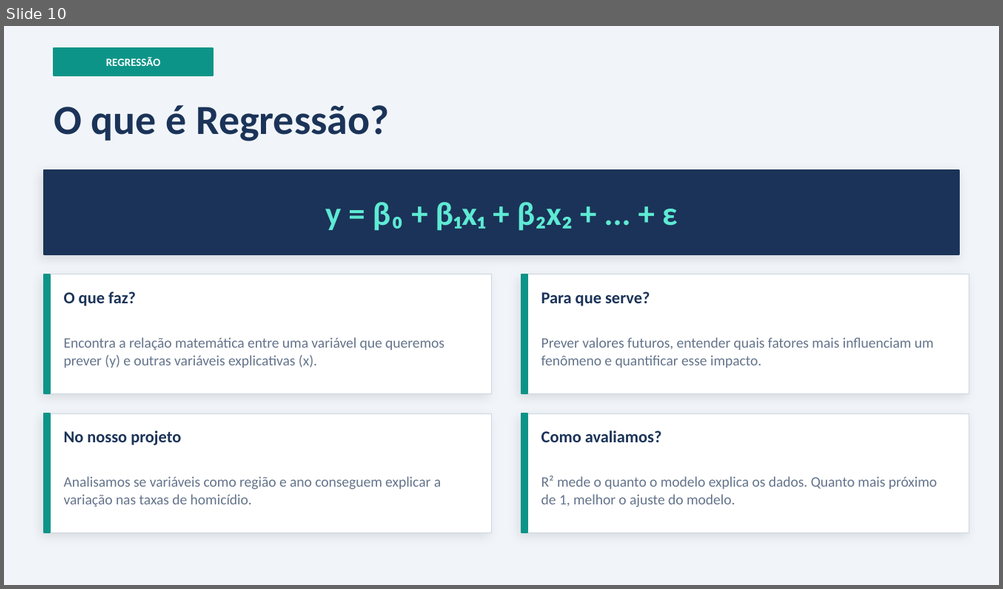
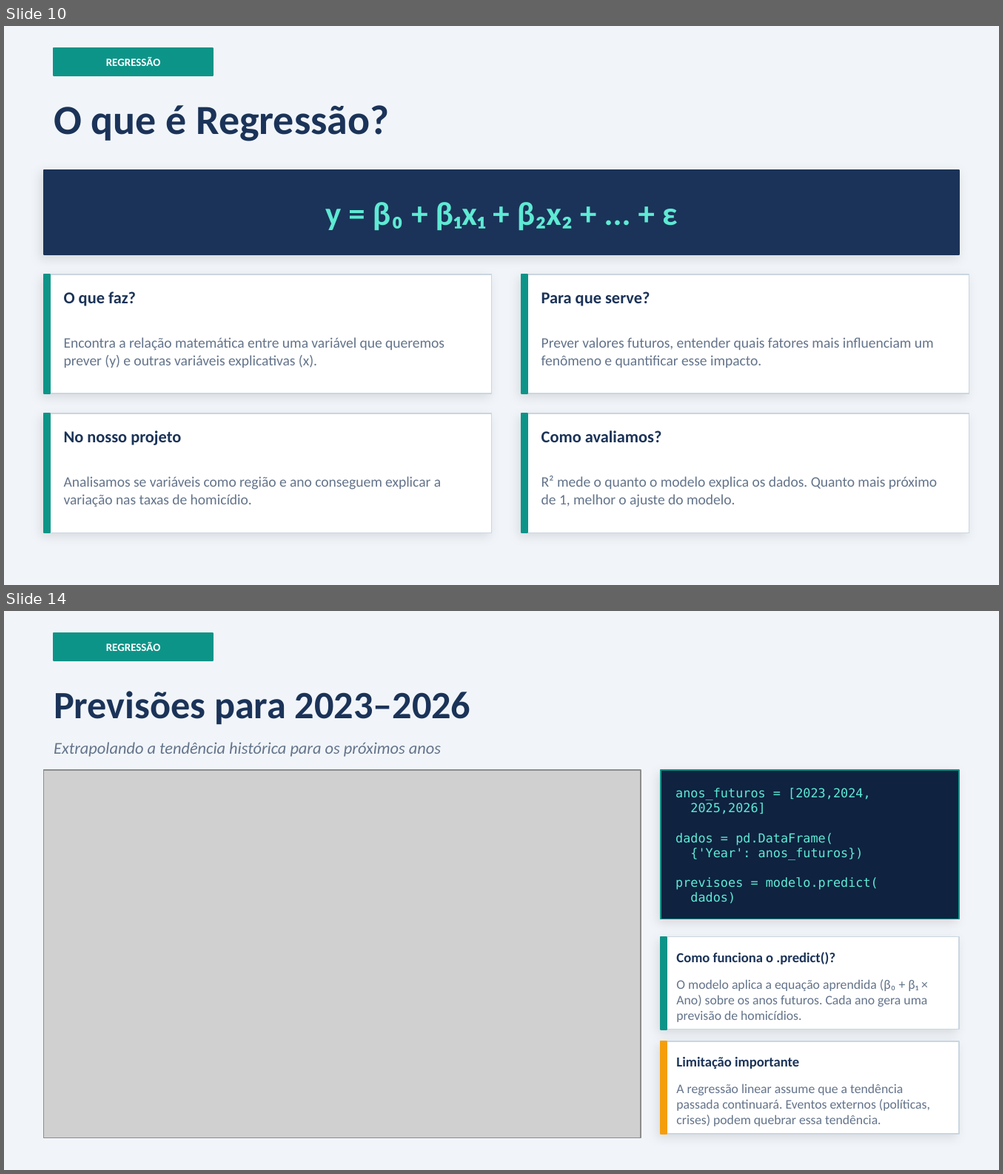
Before and after one commit to William-vale/Trabalho_T-picos_Especiais_Computacao_I, a slide deck: homicidios_analise.pptx. Shown one above the other, each under a label of ours: slide 10 before the commit, slides 10 and 14 after it; the slides between them are not shown. The pictures are 1003x589 and 1003x1174 pixels, drawn with LibreOffice and Linux fonts; fonts in the diff are those of the drawing; grey boxes stand for pictures. Boxes give left, top, right and bottom in pixels: in the first picture for what was removed or moved away, otherwise in the second. Text is boxed around its words. In the diff, an @@ line names an element or a change of style, - is before the commit and + after.

```diff
--- a/homicidios_analise.pptx
+++ b/homicidios_analise.pptx
@@ slide 14 added at <box>4,611,999,1170</box>, background #F1F5F9 @@
@@ rectangle added at <box>54,633,213,661</box>, fill #0D9488, outline #0D9488 1 pt @@
@@ text added at <box>106,642,161,651</box>, 8 pt, text #FFFFFF, bold @@
+REGRESSÃO
@@ text added at <box>54,691,471,725</box>, 28 pt, text #1B3358, bold @@
+Previsões para 2023–2026
@@ text added at <box>54,742,441,757</box>, 12 pt, text #64748B, italic @@
+Extrapolando a tendência histórica para os próximos anos
@@ picture added at <box>44,770,640,1138</box> @@
@@ rectangle added at <box>660,770,959,920</box>, fill #0F2240, outline #0D9488 0.8 pt @@
@@ text added at <box>675,788,878,904</box>, 9 pt, text #5EEAD4 @@
+anos_futuros = [2023,2024,
+2025,2026]
+dados = pd.DataFrame(
+{'Year': anos_futuros})
+previsoes = modelo.predict(
+dados)
@@ rectangle added at <box>660,937,959,1030</box>, fill #FFFFFF, outline #CBD5E1 0.75 pt @@
@@ rectangle added at <box>660,937,666,1030</box>, fill #0D9488, outline #0D9488 1 pt @@
@@ text added at <box>676,952,835,965</box>, 10 pt, text #1B3358, bold @@
+Como funciona o .predict()?
@@ text added at <box>676,980,927,1022</box>, 9.5 pt, text #64748B @@
+O modelo aplica a equação aprendida (β₀ + β₁ × Ano) sobre os anos futuros. Cada ano gera uma previsão de homicídios.
@@ rectangle added at <box>660,1042,959,1134</box>, fill #FFFFFF, outline #CBD5E1 0.75 pt @@
@@ rectangle added at <box>660,1042,666,1134</box>, fill #F59E0B, outline #F59E0B 1 pt @@
@@ text added at <box>676,1057,799,1069</box>, 10 pt, text #1B3358, bold @@
+Limitação importante
@@ text added at <box>676,1085,930,1127</box>, 9.5 pt, text #64748B @@
+A regressão linear assume que a tendência passada continuará. Eventos externos (políticas, crises) podem quebrar essa tendência.
```
Also in this commit, not shown: 10 other slides changed, 6 other slides added, 1 other file.
